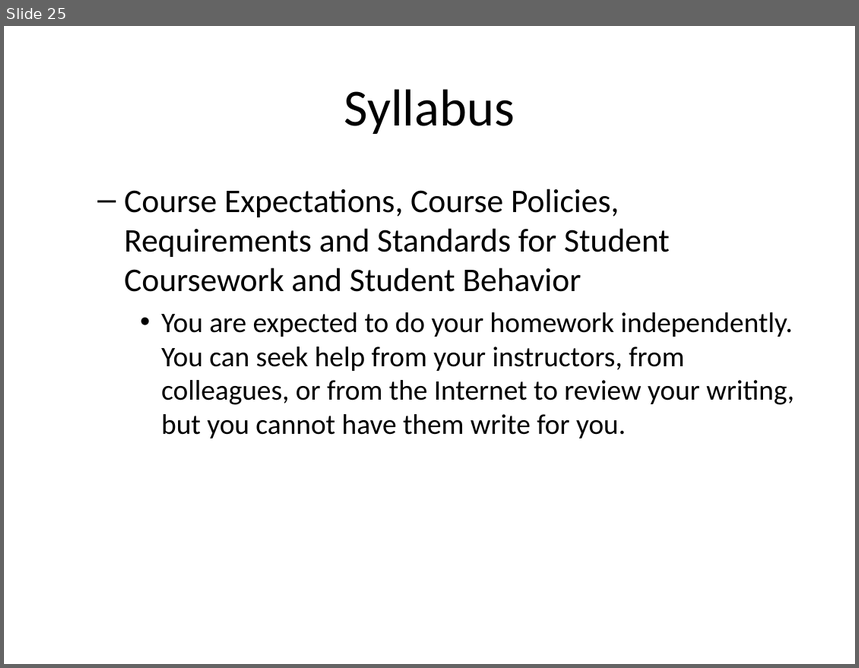
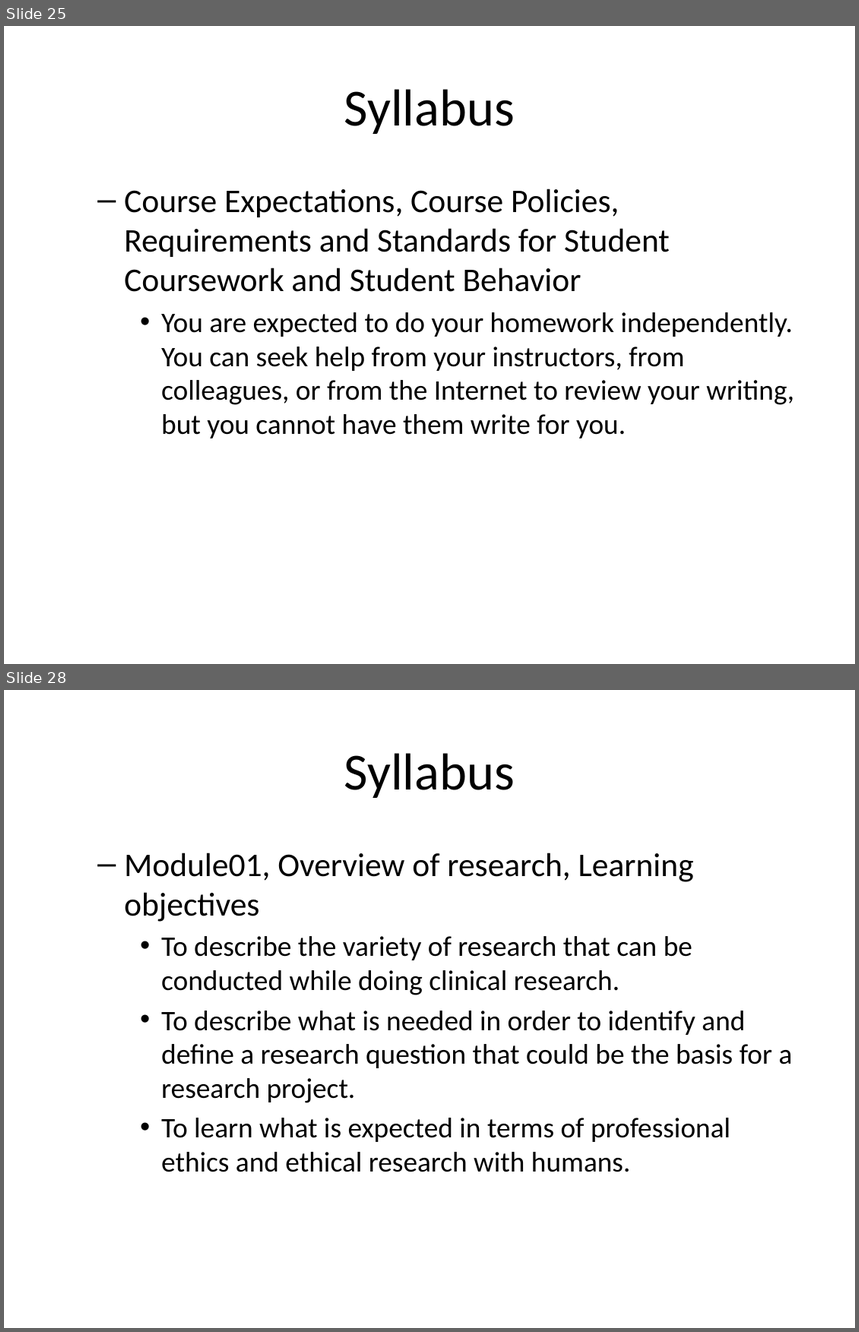
Before and after one commit to pmean/classes, a slide deck: clinical-research-methodology/src/video00-overview.pptx. Shown one above the other, each under a label of ours: slide 25 before the commit, slides 25 and 28 after it; the slides between them are not shown. The pictures are 859x668 and 859x1332 pixels, drawn with LibreOffice and Linux fonts; fonts in the diff are those of the drawing. Boxes give left, top, right and bottom in pixels: in the first picture for what was removed or moved away, otherwise in the second. Text is boxed around its words. In the diff, an @@ line names an element or a change of style, - is before the commit and + after.

```diff
--- a/clinical-research-methodology/src/video00-overview.pptx
+++ b/clinical-research-methodology/src/video00-overview.pptx
@@ slide 28 added at box(4, 690, 855, 1328), background #FFFFFF @@
@@ title added at box(344, 753, 515, 798), 44 pt, text #000000 @@
+Syllabus
@@ text added at box(124, 853, 793, 1173), 24 pt, text #000000 @@
+  – Module01, Overview of research, Learning objectives
+    • To describe the variety of research that can be conducted while doing clinical research.
+    • To describe what is needed in order to identify and define a research question that could be the basis for a research project.
+    • To learn what is expected in terms of professional ethics and ethical research with humans.
```
Also in this commit, not shown: 9 slides changed, 21 other slides added, 1 slide removed, 2 other files.
